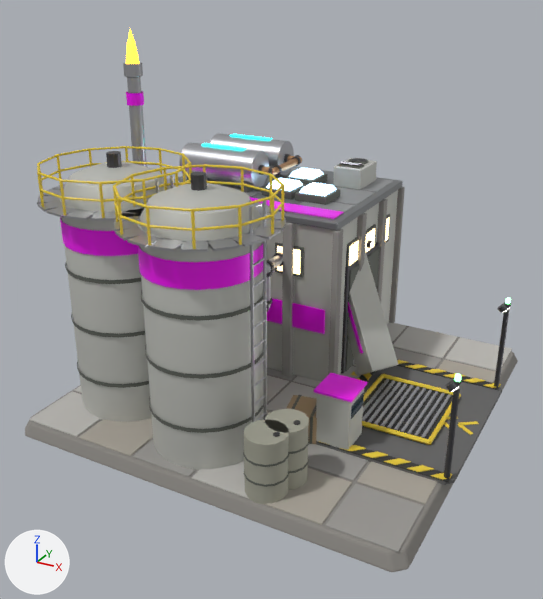
Renders of the glTF model assets/models/refinery.glb from each side of a commit.
Before and after are seen from a 50 mm lens placed at (4.82, -9.42, 6.28), pointed at (-0.07, -0.53, 1.83). Lighting does not change. The marker at lower left points along +X, +Y and +Z. The older version comes first. Where no turn or scale is listed for an object, it has been applied to the vertices. Vertices at exactly the same position are counted once.

The first picture shows 'Body'.
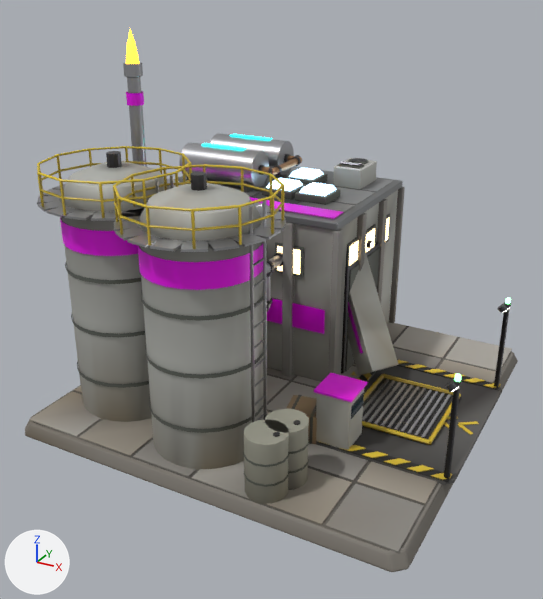
Where the change shows, as pixel boxes (x1, y1, x2, y2) in the pictures (543 x 599 px):
'Body', recoloured: (25, 91, 518, 572) in both
part 1 of me_body, added: after (27, 167, 518, 572)
part 2 of me_body, added: after (61, 216, 264, 470)

What changed in the scene script:
```text
Change mat_palette:
    add n6 = _N.new('ShaderNodeMix'); n6.name = 'Mix'
    add n6.data_type = 'RGBA'
    add n6.blend_type = 'MULTIPLY'
    add n6.inputs[0].default_value = 1.0  # 'Factor'
    add n7 = _N.new('ShaderNodeVertexColor'); n7.name = 'Color Attribute'
    where n3 = _N.new('ShaderNodeTexImage'); n3.name = 'Image Texture.001'
    where n0 = _N.new('ShaderNodeBsdfPrincipled'); n0.name = 'Principled BSDF'
    remove _L.new(n3.outputs[0], n0.inputs[0])  # 'Color' to 'Base Color'
    add _L.new(n6.outputs[2], n0.inputs[0])  # 'Result' to 'Base Color'
    add _L.new(n7.outputs[0], n6.inputs[7])  # 'Color' to 'B'
    add _L.new(n3.outputs[0], n6.inputs[6])  # 'Color' to 'A'
Change me_body:
    used by ob_body; location = (0.0, 0.0, 0.0)
    remove me_body.from_pydata(...)  # 6953 vertices, 11972 faces; spans x -3.01..3.05, y -3.02..2.99, z 0.0..5.5
    add me_body.from_pydata(...)  # 7391 vertices, 12848 faces; spans x -3.01..3.05, y -3.02..2.99, z 0.0..5.5
    me_body part 1: 390 vertices added at x -2.99..3.05, y -2.99..2.99, z 0.0..2.95
    me_body part 2: 48 vertices added at x -2.73..0.48, y -2.73..-0.77, z 1.8
```
